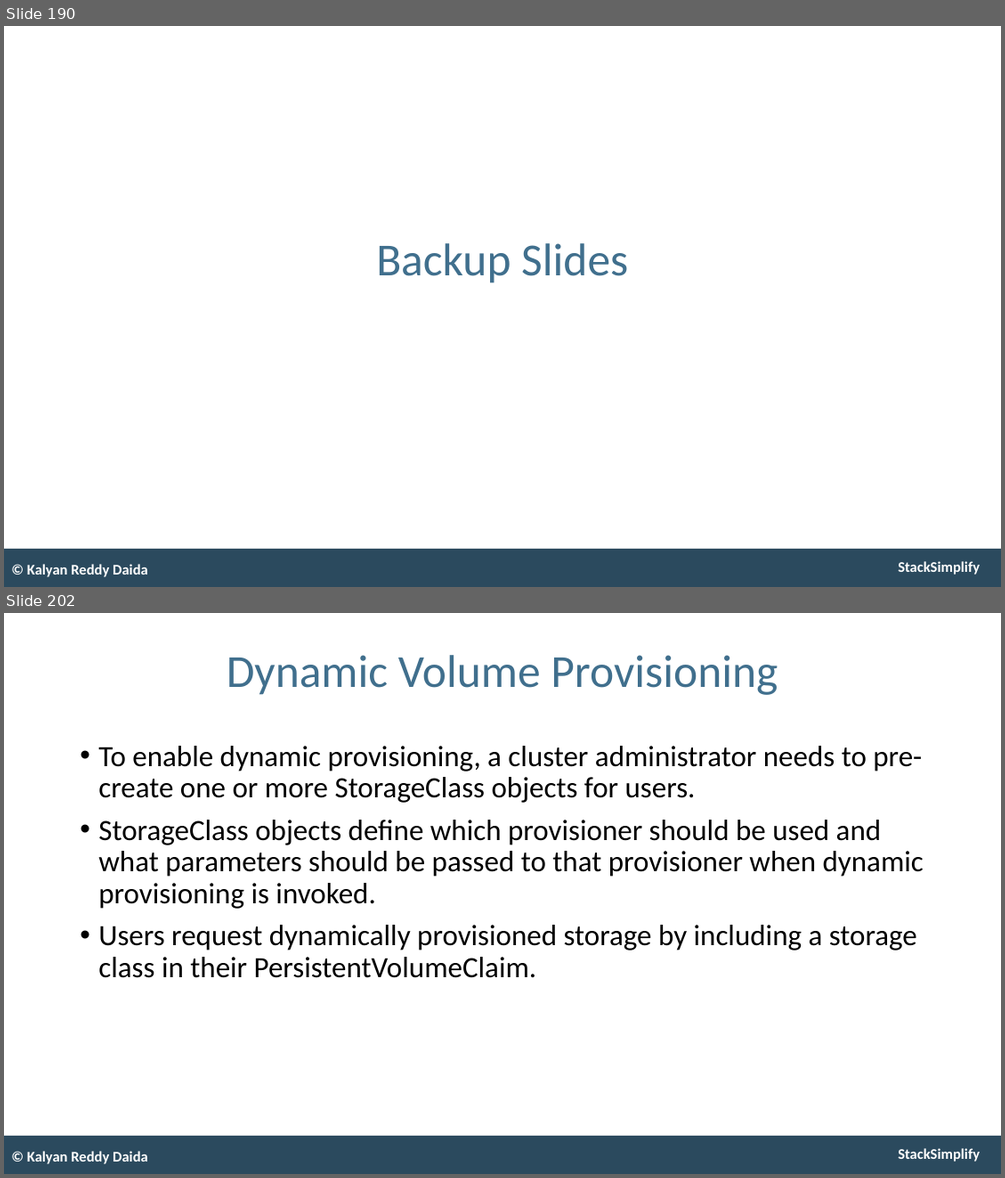
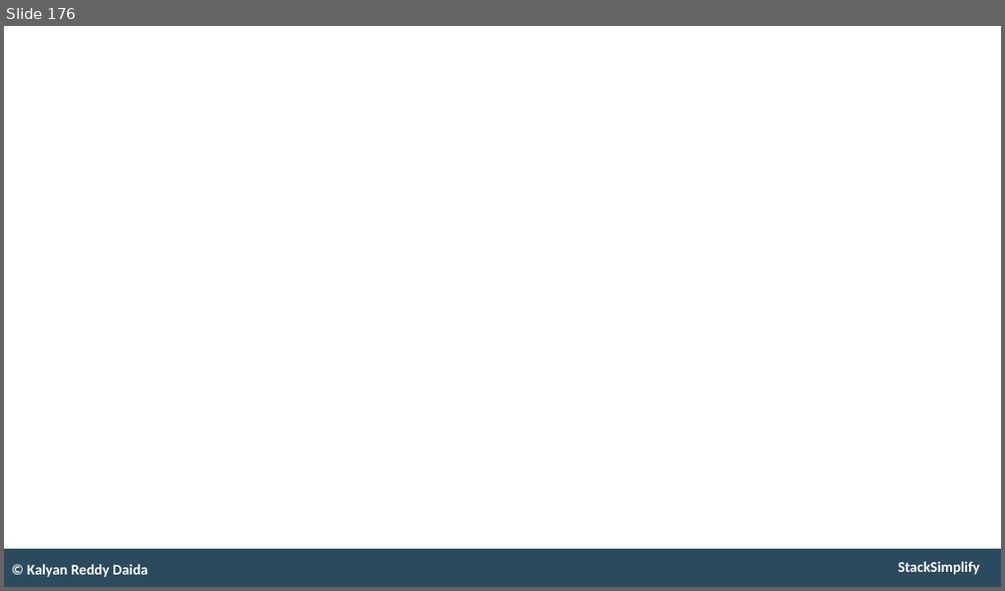
Before and after one commit to talvionyx/aws-eks-kubernetes-masterclass, a slide deck: presentation/AWS-Fargate-and-EKS-Masterclass.pptx. Shown one above the other, each under a label of ours: slides 190 and 202 before the commit, slide 176 after it; the slides between them are not shown. The pictures are 1005x1178 and 1005x591 pixels, drawn with LibreOffice and Linux fonts; fonts in the diff are those of the drawing. Boxes give left, top, right and bottom in pixels: in the first picture for what was removed or moved away, otherwise in the second. Text is boxed around its words. In the diff, an @@ line names an element or a change of style, - is before the commit and + after.

```diff
--- a/presentation/AWS-Fargate-and-EKS-Masterclass.pptx
+++ b/presentation/AWS-Fargate-and-EKS-Masterclass.pptx
@@ slide 202 removed at (x1=4, y1=613, x2=1001, y2=1174), background #FFFFFF; not listed: 2 template elements that a slide beside it also shows @@
@@ title removed at (x1=226, y1=655, x2=777, y2=695) @@
-Dynamic Volume Provisioning
@@ text removed at (x1=98, y1=746, x2=923, y2=978) @@
-• To enable dynamic provisioning, a cluster administrator needs to pre-create one or more StorageClass objects for users.
-• StorageClass objects define which provisioner should be used and what parameters should be passed to that provisioner when dynamic provisioning is invoked.
-• Users request dynamically provisioned storage by including a storage class in their PersistentVolumeClaim.
@@ text removed at (x1=27, y1=1151, x2=148, y2=1164) @@
-© Kalyan Reddy Daida
@@ what was slide 190 is now slide 176 @@
@@ slide 176 changed as well @@
@@ title removed at (x1=376, y1=243, x2=628, y2=283) @@
-Backup Slides
```
Also in this commit, not shown: 9 other slides changed, 5 slides added, 40 other slides removed, 1 other file.
